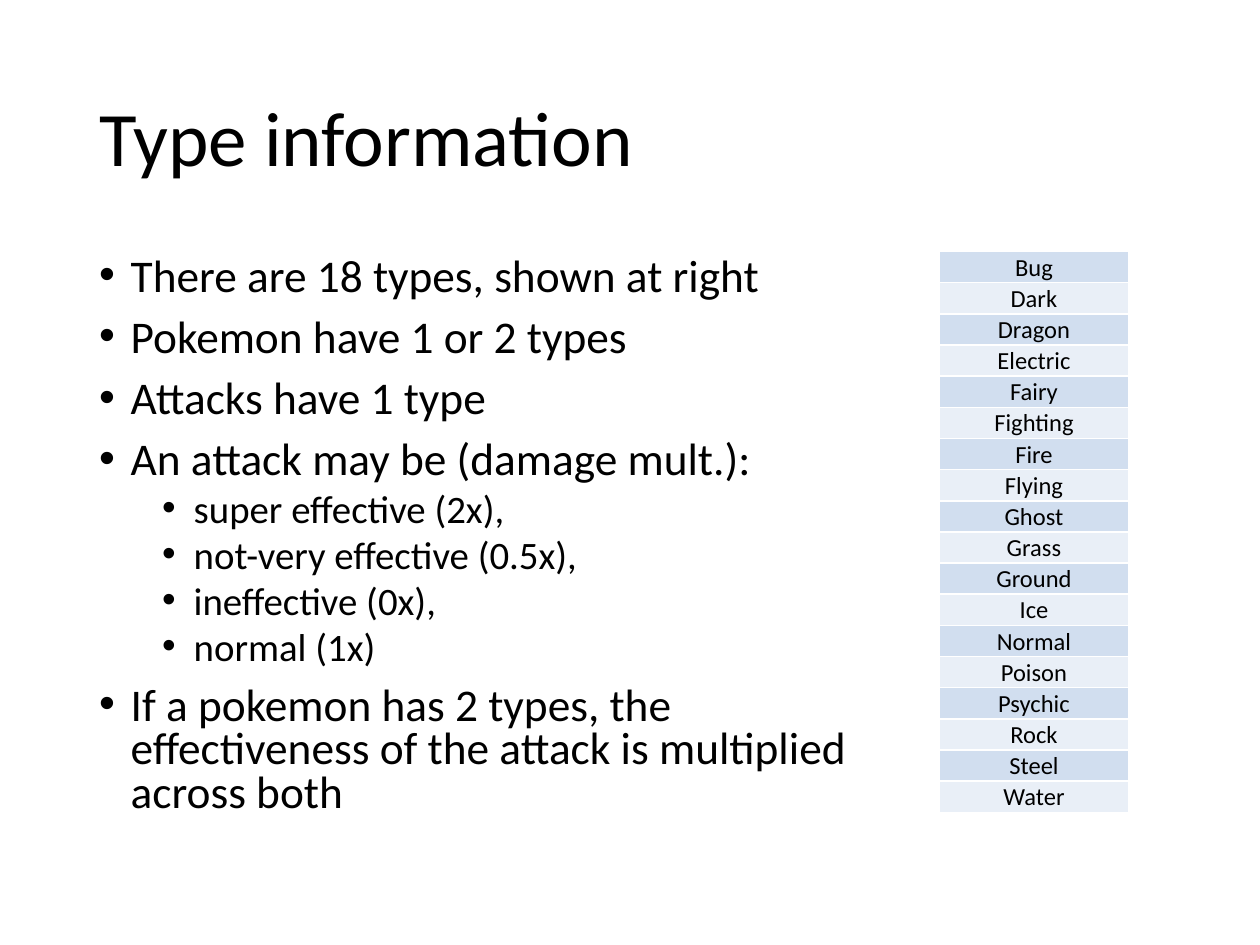
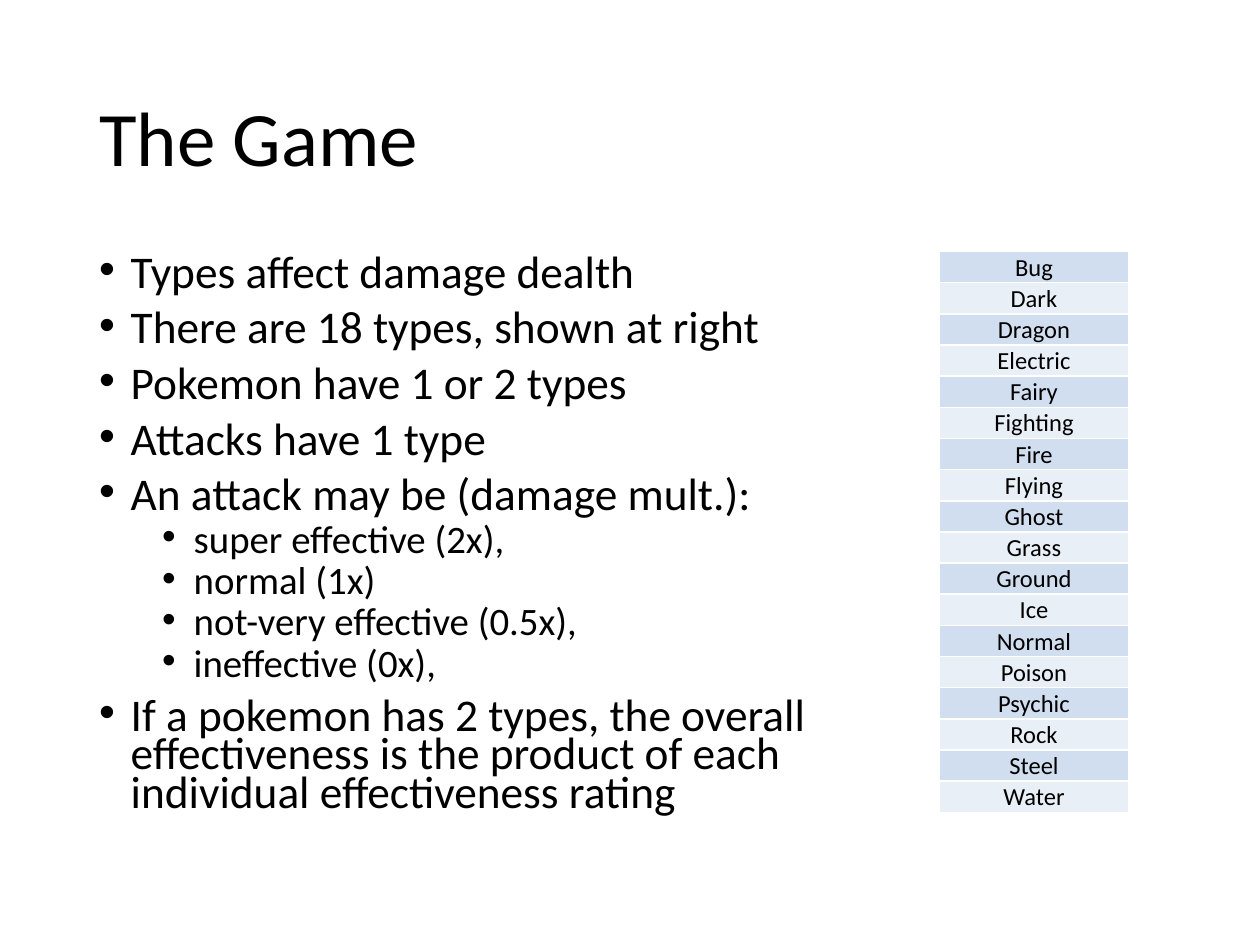
Before and after one commit to wwarriner/pokemon_battles, a slide deck: slide 6 of summary.pptx (slide 3 before the commit). Drawn at 1260x945 pixels with LibreOffice and Linux fonts; fonts in the diff are those of the drawing. Boxes give left, top, right and bottom in pixels: in the first picture for what was removed or moved away, otherwise in the second. Text is boxed around its words. In the diff, an @@ line names an element or a change of style, - is before the commit and + after.

```diff
--- a/summary.pptx
+++ b/summary.pptx
@@ title at [99, 112, 418, 167]: text changed @@
-Type information
+The Game
@@ text at [131, 256, 634, 296]: paragraph added @@
+• Types affect damage dealth
@@ text at [131, 311, 759, 682]: line spacing 0.8 to 0.7 @@
@@ text at [194, 565, 375, 600]: paragraph added @@
+  • normal (1x)
@@ text at [131, 699, 805, 816]: text changed @@
-  • normal (1x)
-• If a pokemon has 2 types, the effectiveness of the attack is multiplied across both
+• If a pokemon has 2 types, the overall effectiveness is the product of each individual effectiveness rating
```
Also in this commit, not shown: 12 other slides changed, 8 slides added, 3 slides removed, 9 other files.
